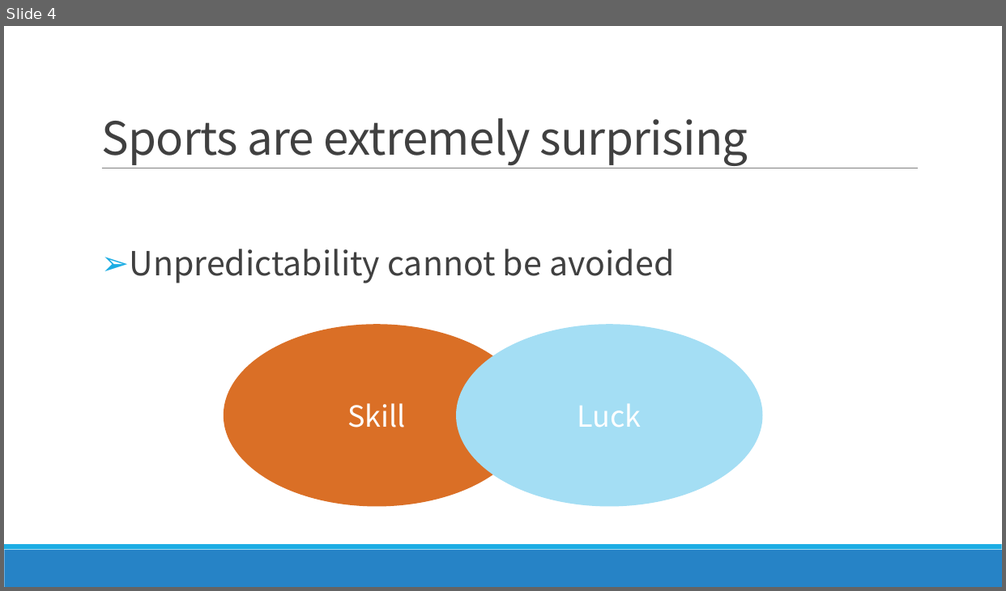
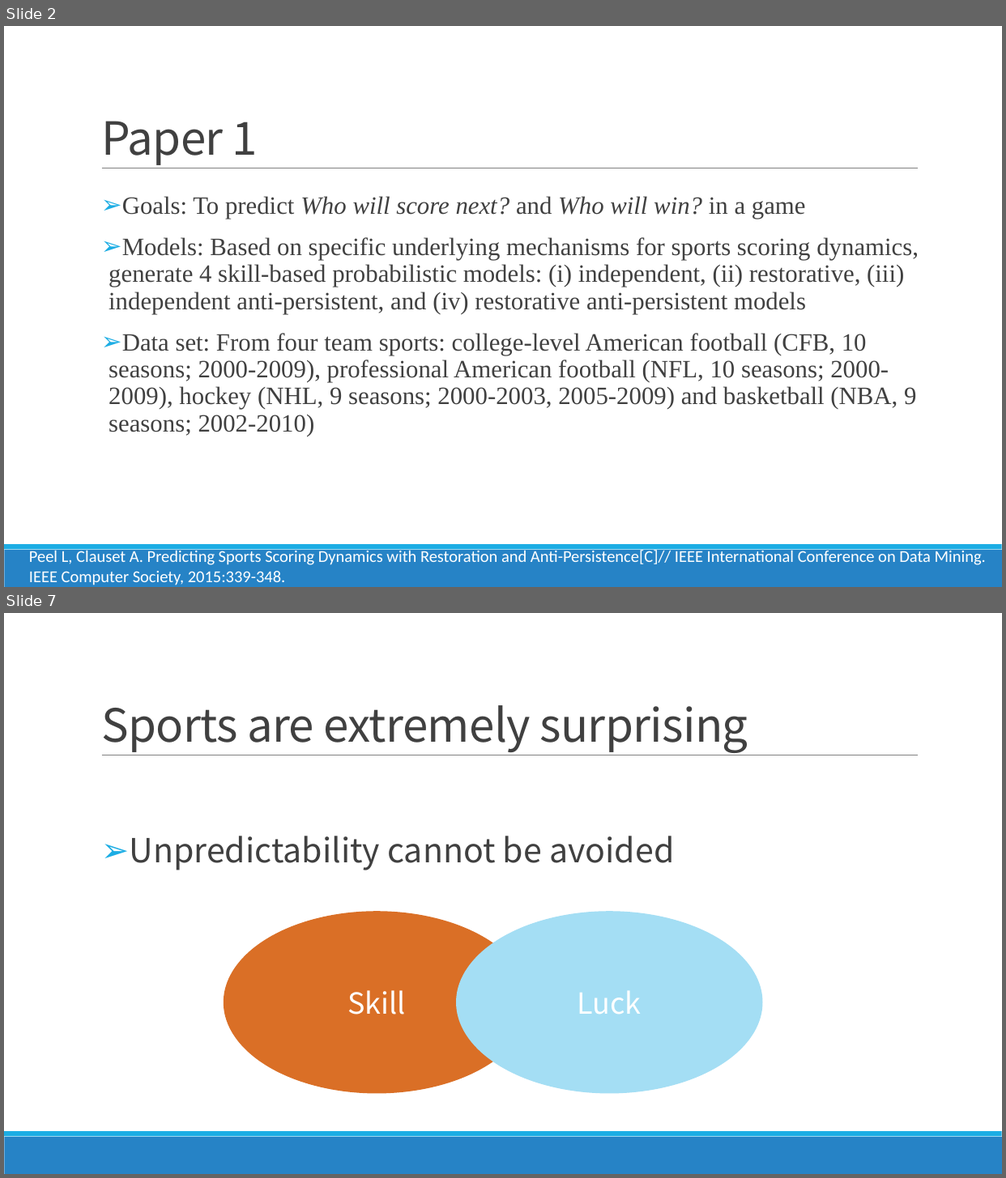
Before and after one commit to FindNorthStar/DataMining, a slide deck: homework_1/Luck is Hard to Beat The Difficulty of Sports Prediction.pptx. Shown one above the other, each under a label of ours: slide 4 before the commit, slides 2 and 7 after it; the slides between them are not shown. The pictures are 1006x591 and 1006x1178 pixels, drawn with LibreOffice and Linux fonts; fonts in the diff are those of the drawing. Boxes give left, top, right and bottom in pixels: in the first picture for what was removed or moved away, otherwise in the second. Text is boxed around its words. In the diff, an @@ line names an element or a change of style, - is before the commit and + after.

Commit message:
Update the ppt (Paper1 & Paper 2)

```diff
--- a/homework_1/Luck is Hard to Beat The Difficulty of Sports Prediction.pptx
+++ b/homework_1/Luck is Hard to Beat The Difficulty of Sports Prediction.pptx
@@ slide 2 added at <box>4,26,1002,587</box>, background #FFFFFF; not listed: 3 template elements that a slide beside it also shows @@
@@ title added at <box>101,121,258,165</box>, 44 pt, text #404040 @@
+Paper 1
@@ text added at <box>108,196,918,437</box>, 24 pt, text #404040 @@
+➢ Goals: To predict Who will score next? and Who will win? in a game
+➢ Models: Based on specific underlying mechanisms for sports scoring dynamics, generate 4 skill-based probabilistic models: (i) independent, (ii) restorative, (iii) independent anti-persistent, and (iv) restorative anti-persistent models
+➢ Data set: From four team sports: college-level American football (CFB, 10 seasons; 2000-2009), professional American football (NFL, 10 seasons; 2000-2009), hockey (NHL, 9 seasons; 2000-2003, 2005-2009) and basketball (NBA, 9 seasons; 2002-2010)
@@ text added at <box>29,548,986,586</box>, 16 pt, text #FFFFFF @@
+Peel L, Clauset A. Predicting Sports Scoring Dynamics with Restoration and Anti-Persistence[C]// IEEE International Conference on Data Mining. IEEE Computer Society, 2015:339-348.
@@ what was slide 4 is now slide 7 @@
```
Also in this commit, not shown: 1 slide changed, 4 other slides added, 2 slides removed.
